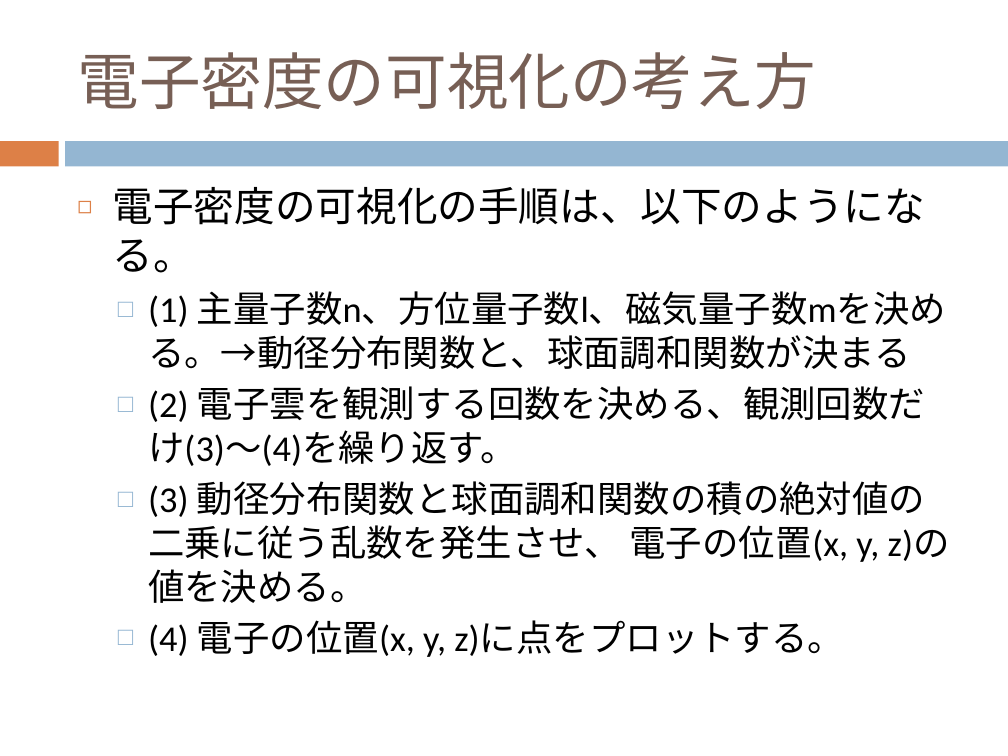
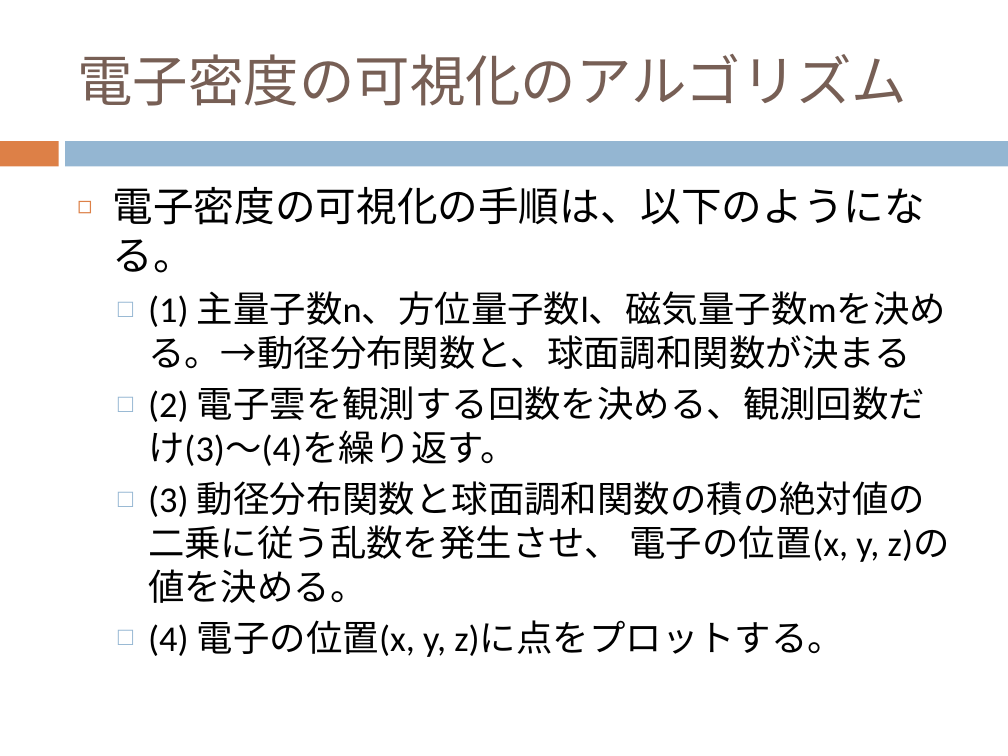
Before and after one commit to dc1394/fukui_sono3, a slide deck: slide 12 of 福井技術者の集い その3 発表資料スライド.pptx. Drawn at 1008x756 pixels with LibreOffice and Linux fonts; fonts in the diff are those of the drawing. Boxes give left, top, right and bottom in pixels: in the first picture for what was removed or moved away, otherwise in the second. Text is boxed around its words. In the diff, an @@ line names an element or a change of style, - is before the commit and + after.

```diff
--- a/福井技術者の集い その3 発表資料スライド.pptx
+++ b/福井技術者の集い その3 発表資料スライド.pptx
@@ title at (77, 54, 907, 106): text changed; size 44 to 39.6 pt @@
-電子密度の可視化の考え方
+電子密度の可視化のアルゴリズム
```
Also in this commit, not shown: 4 other slides changed, 1 slide added, 2 other files.
